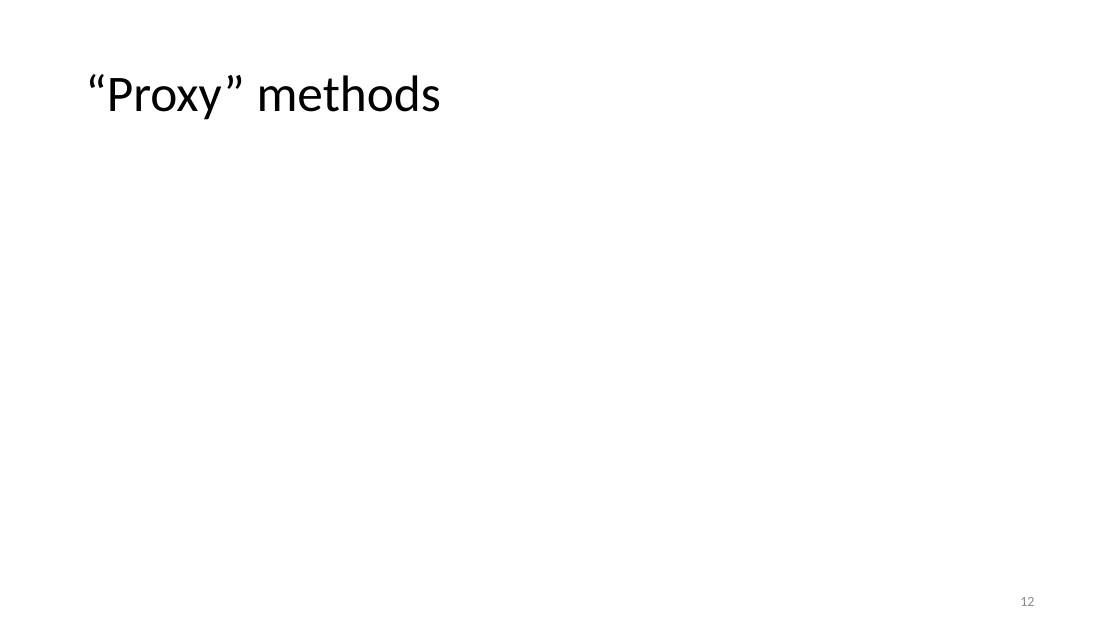
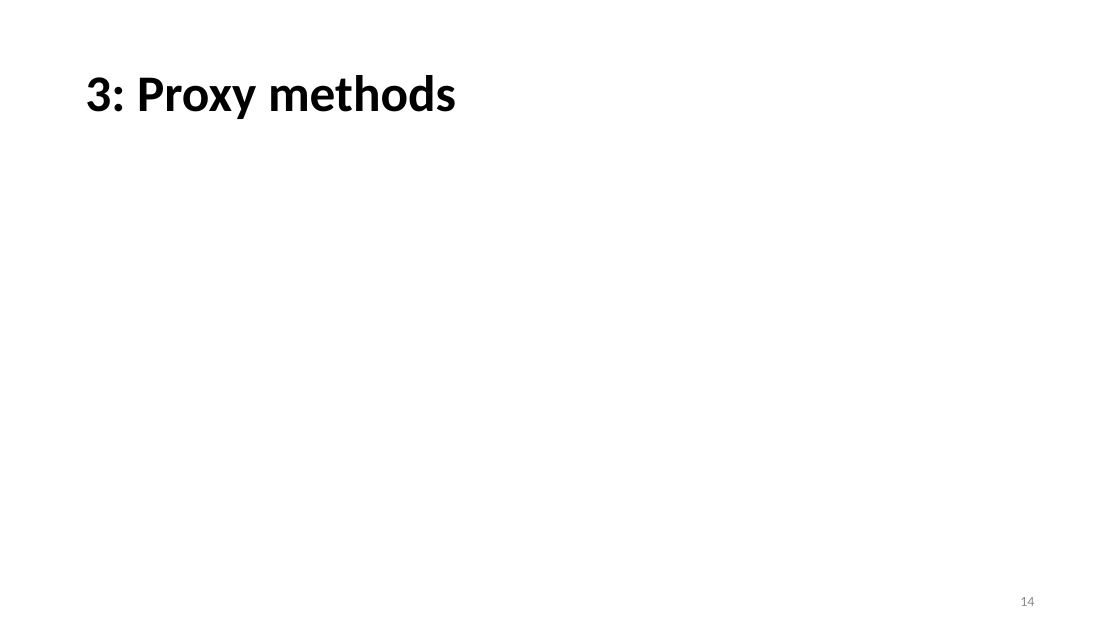
Before and after one commit to shoepaladin/causalinference_crashcourse, a slide deck: slide 14 of Powerpoints/5 HTE Models (shortened).pptx (slide 12 before the commit). Drawn at 1120x630 pixels with LibreOffice and Linux fonts; fonts in the diff are those of the drawing; grey boxes stand for pictures. Boxes give left, top, right and bottom in pixels: in the first picture for what was removed or moved away, otherwise in the second. Text is boxed around its words. In the diff, an @@ line names an element or a change of style, - is before the commit and + after.

```diff
--- a/Powerpoints/5 HTE Models (shortened).pptx
+++ b/Powerpoints/5 HTE Models (shortened).pptx
@@ title at (85, 75, 456, 119): text changed; bold on @@
-“Proxy” methods
+3: Proxy methods
@@ page number at (1020, 597, 1034, 606): text changed @@
-12
+14
```
Also in this commit, not shown: 11 other slides changed, 4 slides added, 1 slide removed, 5 other files.
